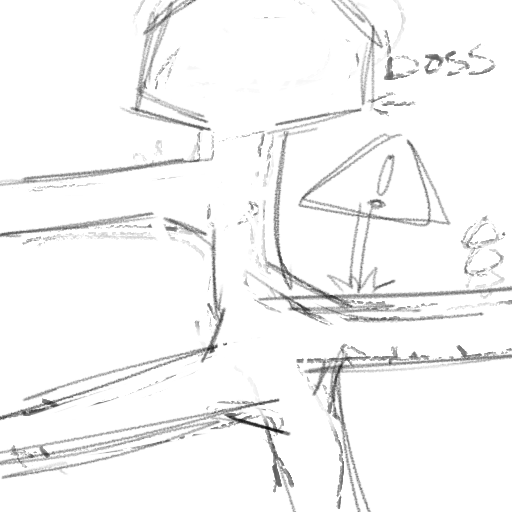
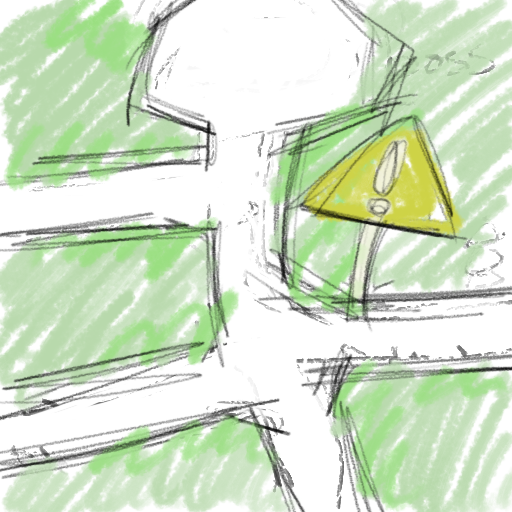
Layered file, before and after one edit (512×512). Changes by layer:
painted on "图层 1" over (0, 0, 512, 512)
